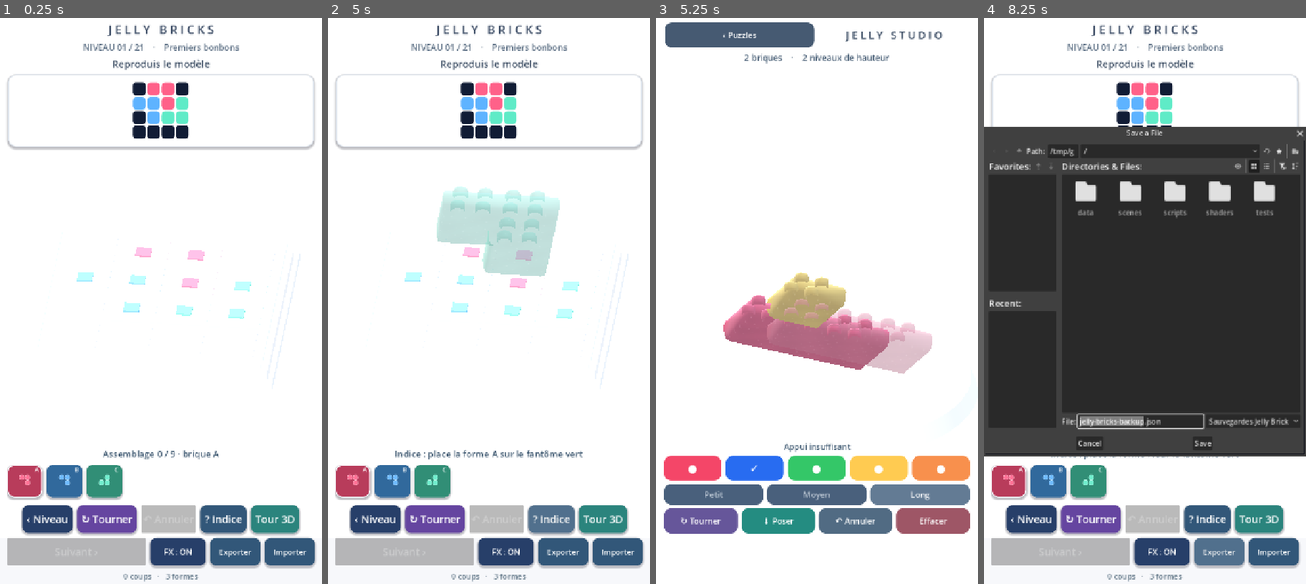
Above: before the commit, frames 1-4 (left to right).
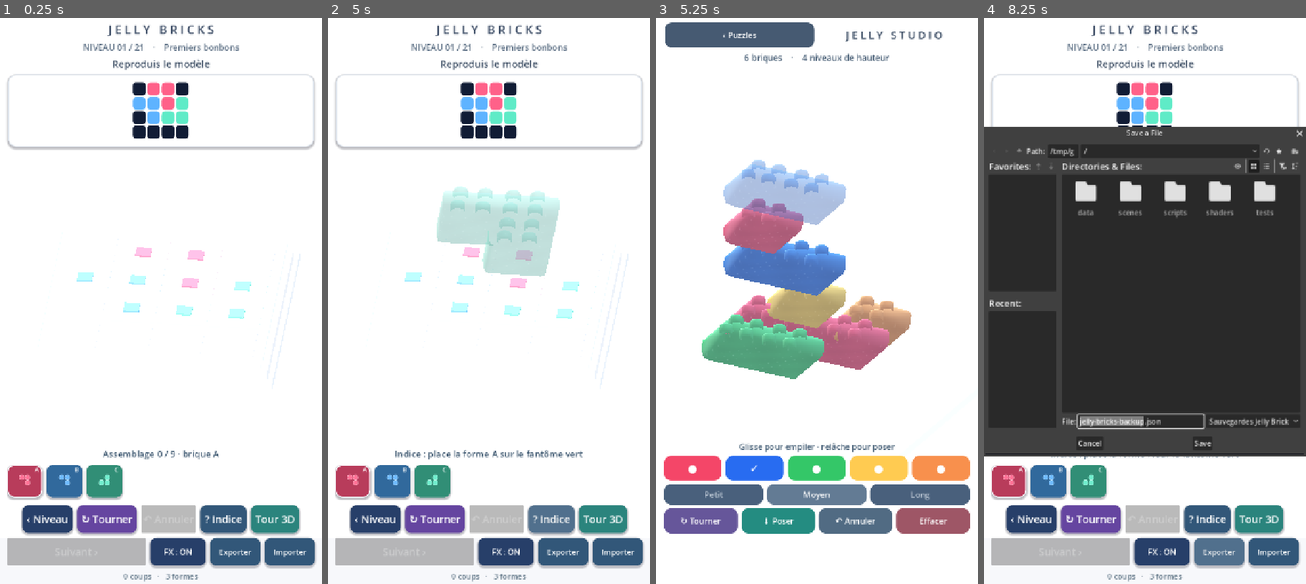
Above: after the commit, the same moments.

Repository: dbrckk/Jelly-bricks
Game: Godot game, scene res://scenes/main.tscn
The game is run twice, just before and just after one commit, with the same random seed, the same clock (stepped at 60 frames per second) and the same inputs.
Inputs (mouse positions are in pixels of both pictures, inside the frame that each line leads up to):
- Up to frame 1 (0.25 s): no input
- Up to frame 2 (5 s): click (353, 482) at 0.52 s; click (392, 482) at 1.27 s; click (431, 482) at 2.02 s; click "‹ Niveau" at 2.75 s; click "↻ Tourner" at 3.5 s; click "? Indice" at 4.25 s
- Up to frame 3 (5.25 s): click "Tour 3D" at 5 s
- Up to frame 4 (8.25 s): click "‹ Puzzles" at 5.75 s; click "FX : ON" at 6.5 s; click "FX : OFF" at 7.25 s; click "Exporter" at 8 s

Frames 1-2 are identical in both runs. In frame 3, 14% of the frame differs, in the area x 14-98%, y 6-87%; in frame 4, 0.3%.

Commit message:
design(native): curated six-brick demo pile and complete minimalist stacking plinth

Diff:
--- a/native-godot/scripts/stack_mode.gd
+++ b/native-godot/scripts/stack_mode.gd
@@ -17,9 +17,9 @@
 var bricks: Array[Dictionary] = []
 var occupancy: Dictionary = {}
 var selected_color: int = 1
-var selected_length: int = 2
+var selected_length: int = 1
 var selected_turns: int = 0
-var selected_cell: Vector2i = Vector2i(2, 2)
+var selected_cell: Vector2i = Vector2i(2, 1)
 var preview_node: Node3D
 var preview_target: Vector3
 var scene_root: Node3D
@@ -66,16 +66,15 @@
     add_child(scene_root)
     var plinth := MeshInstance3D.new()
     plinth.name = "SatinPlinth"
-    var geometry := CylinderMesh.new()
-    geometry.top_radius = 3.20
-    geometry.bottom_radius = 3.33
-    geometry.height = .35
-    geometry.radial_segments = 48
+    # Full square footprint beneath the 6x6 authored stacking area;
+    # previous cylindrical plinth left permitted corner cells floating.
+    var geometry := BoxMesh.new()
+    geometry.size = Vector3(6.24, .16, 6.24)
     plinth.mesh = geometry
     var material := StandardMaterial3D.new()
-    material.albedo_color = Color("#e9ebf1")
-    material.roughness = .48
-    material.metallic = .08
+    material.albedo_color = Color("#f2f3f6")
+    material.roughness = .75
+    material.metallic = .0
     plinth.material_override = material
     plinth.position.y = -.38
     scene_root.add_child(plinth)
@@ -464,15 +463,32 @@
         if raw is Dictionary and raw.get("schema", -1) == 1 \
                 and _load_entries(raw.get("bricks", [])):
             return
-    # Attractive starter sculpture demonstrates the vertical play affordance.
+    _seed_showcase()
+
+## Starter pile: multiple heights and loose colorful bricks introduce the
+## core interaction immediately. Reset still creates a completely blank stage.
+func _seed_showcase() -> void:
     bricks.clear()
     occupancy.clear()
-    var first := _drop_candidate(2, 1, 2, 0)
-    bricks.append(_entry(2, 1, 2, 0, 0, int(first["layer"])))
-    _rebuild_occupancy()
-    var second := _drop_candidate(2, 2, 0, 0)
-    bricks.append(_entry(2, 2, 0, 0, 3, int(second["layer"])))
-    _rebuild_occupancy()
+    var sample: Array = [
+        [2, 1, 2, 0, 0], # Long coral base
+        [3, 1, 1, 0, 2], # Green brick beside it
+        [1, 3, 0, 0, 4], # Orange loose brick
+        [2, 2, 0, 0, 3], # Short amber brick supported by the base
+        [2, 1, 1, 0, 1], # Blue bridge above the amber
+        [2, 1, 0, 0, 0]  # Coral cap on the bridge
+    ]
+    for spec in sample:
+        var candidate := _drop_candidate(spec[0], spec[1],
+            spec[2], spec[3])
+        if not candidate.get("ok", false):
+            push_error("Starter showcase has invalid structural support")
+            bricks.clear()
+            occupancy.clear()
+            return
+        bricks.append(_entry(spec[0], spec[1], spec[2],
+            spec[3], spec[4], int(candidate["layer"])))
+        _rebuild_occupancy()
 
 func _save() -> void:
     var temporary := SAVE_PATH + ".tmp"
